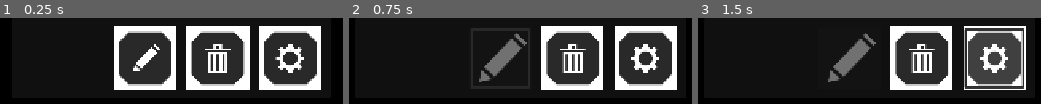
Above: before the commit, frames 1-3 (left to right).
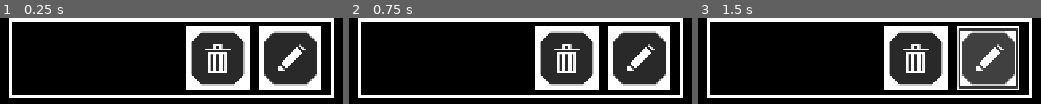
Above: after the commit, the same moments.

Repository: ConfusionCodes/UnderGames
Game: Godot game, scene res://scenes/custom_level.tscn
The game is run twice, just before and just after one commit, with the same random seed, the same clock (stepped at 60 frames per second) and the same inputs. This scene is started directly instead of the project's main scene.
Inputs (mouse positions are in pixels of both pictures, inside the frame that each line leads up to; where the layout moved, square brackets give the same spot in the first picture):
- Up to frame 1 (0.25 s): no input
- Up to frame 2 (0.75 s): click (493, 58) at 0.52 s
- Up to frame 3 (1.5 s): click (986, 58) [992, 58] at 1.25 s

The runs differ from the first frame. In frame 1, 24% of the frame differs, in the area x 2-98%, y 0-94%; in frame 2, 26%; in frame 3, 24%.

Commit message:
Changed custom level renaming to be more intuitive.

Diff:
--- a/scenes/custom_level.tscn
+++ b/scenes/custom_level.tscn
@@ -2,9 +2,9 @@
 
 [ext_resource type="Script" uid="uid://s5axejy586hs" path="res://scripts/custom_level.gd" id="1_w1nej"]
 [ext_resource type="Theme" uid="uid://cjbd068b7pstb" path="res://themes/shooter_theme.tres" id="1_w2108"]
+[ext_resource type="StyleBox" uid="uid://cv1ye4oj17cxi" path="res://themes/background_stylebox.tres" id="1_xvdse"]
 [ext_resource type="Texture2D" uid="uid://dyk4x1whvd7sn" path="res://sprites/ui/pen_icon.svg" id="2_ja577"]
 [ext_resource type="Texture2D" uid="uid://12awdfffw5ou" path="res://sprites/ui/trash_icon.svg" id="3_w2108"]
-[ext_resource type="Texture2D" uid="uid://dlnte6y5vpy5t" path="res://sprites/ui/gear_icon.svg" id="4_xvdse"]
 
 [sub_resource type="StyleBoxEmpty" id="StyleBoxEmpty_w2108"]
 
@@ -12,7 +12,7 @@
 
 [sub_resource type="StyleBoxEmpty" id="StyleBoxEmpty_lk2bk"]
 
-[node name="PanelContainer" type="PanelContainer"]
+[node name="CustomLevelButton" type="PanelContainer"]
 custom_minimum_size = Vector2(512, 128)
 anchors_preset = 5
 anchor_left = 0.5
@@ -22,24 +22,24 @@
 offset_bottom = 64.0
 grow_horizontal = 2
 size_flags_horizontal = 3
+theme_override_styles/panel = ExtResource("1_xvdse")
 script = ExtResource("1_w1nej")
 
-[node name="CustomLevel" type="HBoxContainer" parent="."]
+[node name="Layout" type="HBoxContainer" parent="."]
 custom_minimum_size = Vector2(512, 64)
 layout_mode = 2
 theme = ExtResource("1_w2108")
 theme_override_constants/separation = 16
 
-[node name="StartPadding" type="Control" parent="CustomLevel"]
+[node name="StartPadding" type="Control" parent="Layout"]
 layout_mode = 2
 
-[node name="TitleMargins" type="MarginContainer" parent="CustomLevel"]
+[node name="TitleMargins" type="MarginContainer" parent="Layout"]
 layout_mode = 2
 size_flags_horizontal = 3
 
-[node name="TitleEdit" type="LineEdit" parent="CustomLevel/TitleMargins"]
+[node name="TitleEdit" type="LineEdit" parent="Layout/TitleMargins"]
 unique_name_in_owner = true
-visible = false
 layout_mode = 2
 size_flags_vertical = 4
 theme_override_font_sizes/font_size = 40
@@ -47,37 +47,24 @@
 theme_override_styles/read_only = SubResource("StyleBoxEmpty_xvdse")
 theme_override_styles/normal = SubResource("StyleBoxEmpty_lk2bk")
 
-[node name="TitleLabel" type="Label" parent="CustomLevel/TitleMargins"]
-unique_name_in_owner = true
+[node name="DeleteButton" type="Button" parent="Layout"]
+custom_minimum_size = Vector2(100, 100)
 layout_mode = 2
-theme_override_font_sizes/font_size = 40
+size_flags_vertical = 4
+icon = ExtResource("3_w2108")
+expand_icon = true
 
-[node name="RenameButton" type="Button" parent="CustomLevel"]
-unique_name_in_owner = true
+[node name="EditButton" type="Button" parent="Layout"]
 custom_minimum_size = Vector2(100, 100)
 layout_mode = 2
 size_flags_vertical = 4
 icon = ExtResource("2_ja577")
 expand_icon = true
 
-[node name="DeleteButton" type="Button" parent="CustomLevel"]
-custom_minimum_size = Vector2(100, 100)
-layout_mode = 2
-size_flags_vertical = 4
-icon = ExtResource("3_w2108")
-expand_icon = true
-
-[node name="EditButton" type="Button" parent="CustomLevel"]
-custom_minimum_size = Vector2(100, 100)
-layout_mode = 2
-size_flags_vertical = 4
-icon = ExtResource("4_xvdse")
-expand_icon = true
-
-[node name="EndPadding" type="Control" parent="CustomLevel"]
+[node name="EndPadding" type="Control" parent="Layout"]
 layout_mode = 2
 
-[connection signal="text_submitted" from="CustomLevel/TitleMargins/TitleEdit" to="." method="_on_title_text_submitted"]
-[connection signal="pressed" from="CustomLevel/RenameButton" to="." method="_on_rename_button_pressed"]
-[connection signal="pressed" from="CustomLevel/DeleteButton" to="." method="_on_delete_button_pressed"]
-[connection signal="pressed" from="CustomLevel/EditButton" to="." method="_on_edit_button_pressed"]
+[connection signal="focus_exited" from="Layout/TitleMargins/TitleEdit" to="." method="_on_title_edit_focus_exited"]
+[connection signal="text_submitted" from="Layout/TitleMargins/TitleEdit" to="." method="_on_title_text_submitted"]
+[connection signal="pressed" from="Layout/DeleteButton" to="." method="_on_delete_button_pressed"]
+[connection signal="pressed" from="Layout/EditButton" to="." method="_on_edit_button_pressed"]
--- a/scripts/custom_level.gd
+++ b/scripts/custom_level.gd
@@ -3,9 +3,7 @@
 
 const SCENE = preload("res://scenes/custom_level.tscn");
 
-@onready var rename_button: Button = %RenameButton
 @onready var title_edit: LineEdit = %TitleEdit
-@onready var title_label: Label = %TitleLabel
 
 signal level_edited(id: int);
 signal level_deleted(id: int);
@@ -23,27 +21,18 @@
 func set_title(title: String) -> void:
 	title = title.validate_filename();
 	self.title = title;
-	%TitleLabel.text = title;
 	%TitleEdit.text = title;
-
-
-func _on_rename_button_pressed() -> void:
-	title_label.visible = false;
-	title_edit.visible = true;
-	rename_button.disabled = true;
 
 
 func _on_title_text_submitted(new_text: String) -> void:
 	set_title(new_text);
-	title_edit.visible = false;
-	title_label.visible = true;
-	rename_button.disabled = false;
 	level_renamed.emit(id);
 
+func _on_title_edit_focus_exited() -> void:
+	_on_title_text_submitted(title_edit.text);
 
 func _on_delete_button_pressed() -> void:
 	level_deleted.emit(id);
 
-
 func _on_edit_button_pressed() -> void:
 	level_edited.emit(id);
--- /dev/null
+++ b/themes/background_stylebox.tres
@@ -0,0 +1,9 @@
+[gd_resource type="StyleBoxFlat" format=3 uid="uid://cv1ye4oj17cxi"]
+
+[resource]
+bg_color = Color(0, 0, 0, 1)
+border_width_left = 4
+border_width_top = 4
+border_width_right = 4
+border_width_bottom = 4
+border_color = Color(1, 1, 1, 1)
